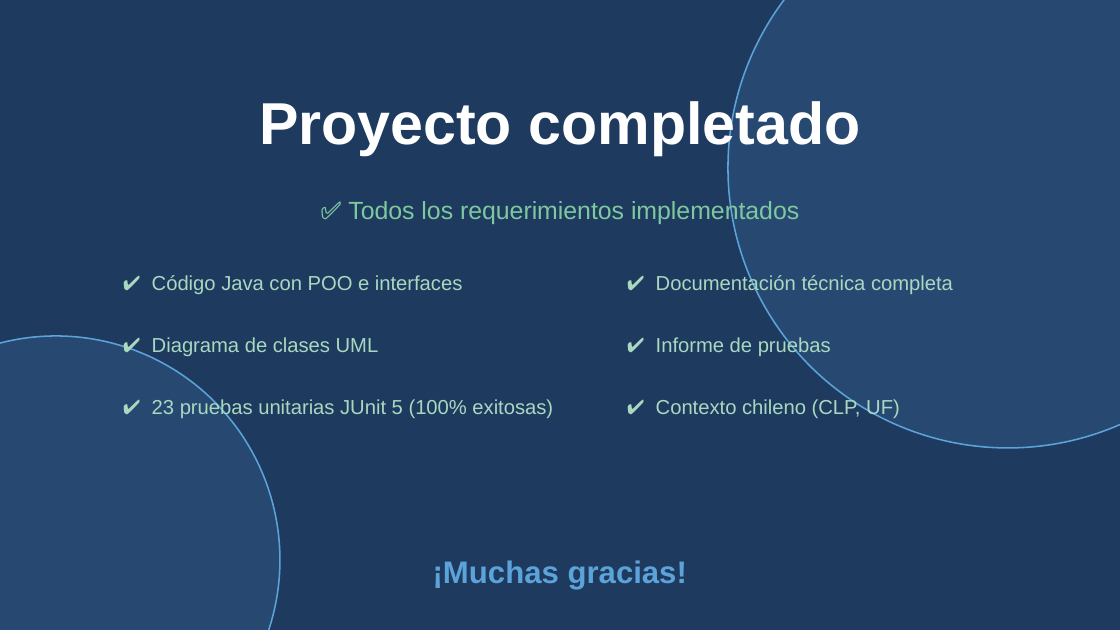
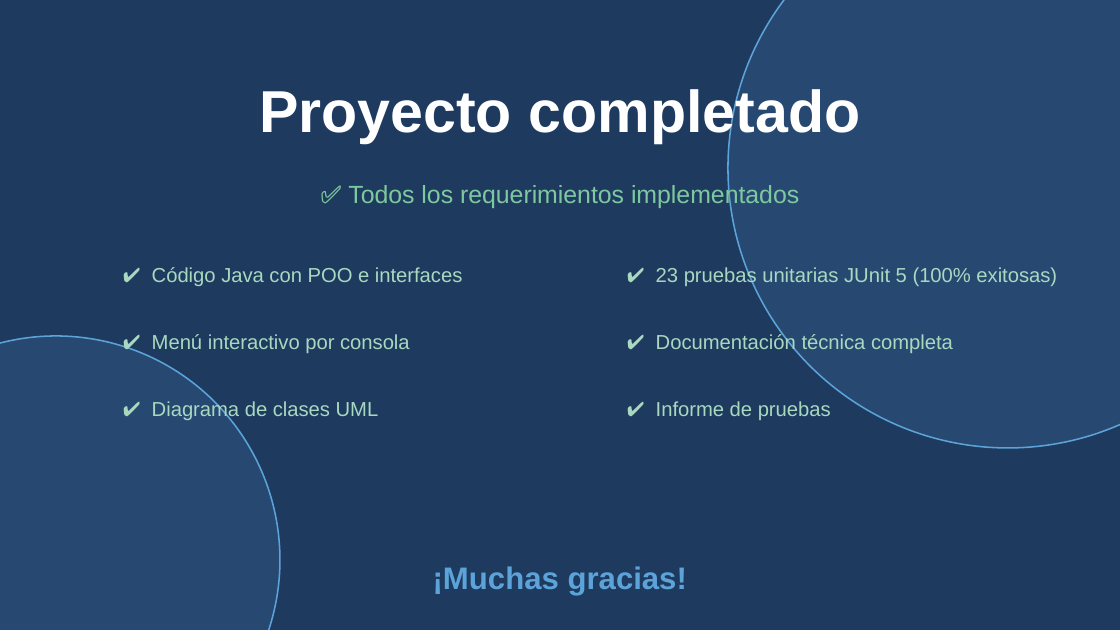
Before and after one commit to tiomakina/AlkeWallet, a slide deck: slide 8 of documentos/presentacion_alkewallet.pptx (slide 9 before the commit). Drawn at 1120x630 pixels with LibreOffice and Linux fonts; fonts in the diff are those of the drawing. Boxes give left, top, right and bottom in pixels: in the first picture for what was removed or moved away, otherwise in the second. Text is boxed around its words. In the diff, an @@ line names an element or a change of style, - is before the commit and + after.

Commit message:
agrega menu interactivo y actualiza documentacion

```diff
--- a/documentos/presentacion_alkewallet.pptx
+++ b/documentos/presentacion_alkewallet.pptx
@@ text "Proyecto completado": place and size @@
-text "Proyecto completado" at (259, 97, 861, 155)
+text "Proyecto completado" at (259, 85, 861, 143)
@@ text "✅ Todos los requerimientos implementados": place and size @@
-text "✅ Todos los requerimientos implementados" at (348, 199, 799, 225)
+text "✅ Todos los requerimientos implementados" at (348, 183, 799, 209)
@@ text "✔ Código Java con POO ...": place and size @@
-text "✔ Código Java con POO ..." at (152, 275, 462, 294)
+text "✔ Código Java con POO ..." at (152, 267, 462, 286)
@@ text "✔ 23 pruebas unitarias JUnit ...": place and size @@
-text "✔ 23 pruebas unitarias JUnit ..." at (152, 398, 553, 419)
+text "✔ 23 pruebas unitarias JUnit ..." at (656, 266, 1057, 287)
@@ text "✔ Documentación técnica completa": place and size @@
-text "✔ Documentación técnica completa" at (656, 275, 953, 296)
+text "✔ Documentación técnica completa" at (656, 333, 953, 353)
@@ text added at (152, 334, 410, 353), 13 pt, text #A8D8C0 @@
+✔ Menú interactivo por consola
@@ text "✔ Diagrama de clases UML": place and size @@
-text "✔ Diagrama de clases UML" at (152, 337, 379, 356)
+text "✔ Diagrama de clases UML" at (152, 401, 379, 422)
@@ text "✔ Informe de pruebas": place and size @@
-text "✔ Informe de pruebas" at (656, 336, 831, 357)
+text "✔ Informe de pruebas" at (656, 401, 831, 420)
@@ text removed at (656, 398, 900, 419) @@
-✔ Contexto chileno (CLP, UF)
@@ text "¡Muchas gracias!": place and size @@
-text "¡Muchas gracias!" at (433, 560, 687, 589)
+text "¡Muchas gracias!" at (433, 566, 687, 595)
```
Also in this commit, not shown: 4 other slides changed, 3 slides added, 4 slides removed, 4 other files.
